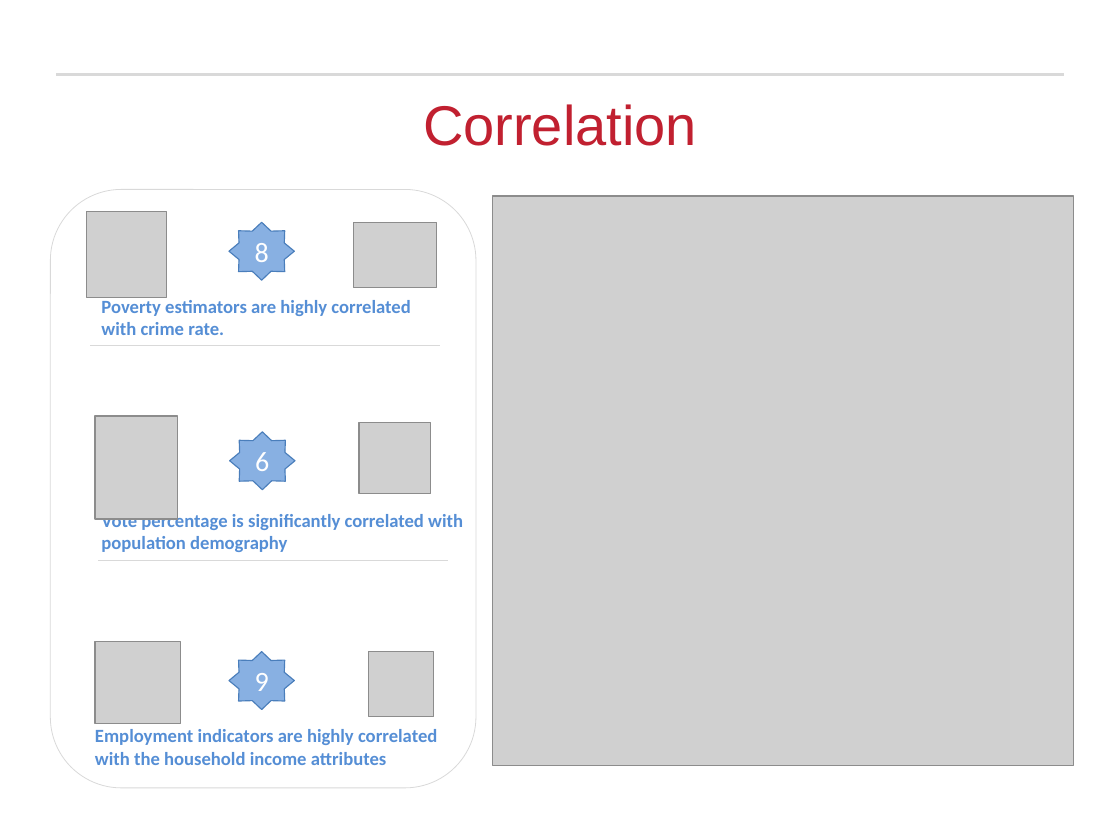
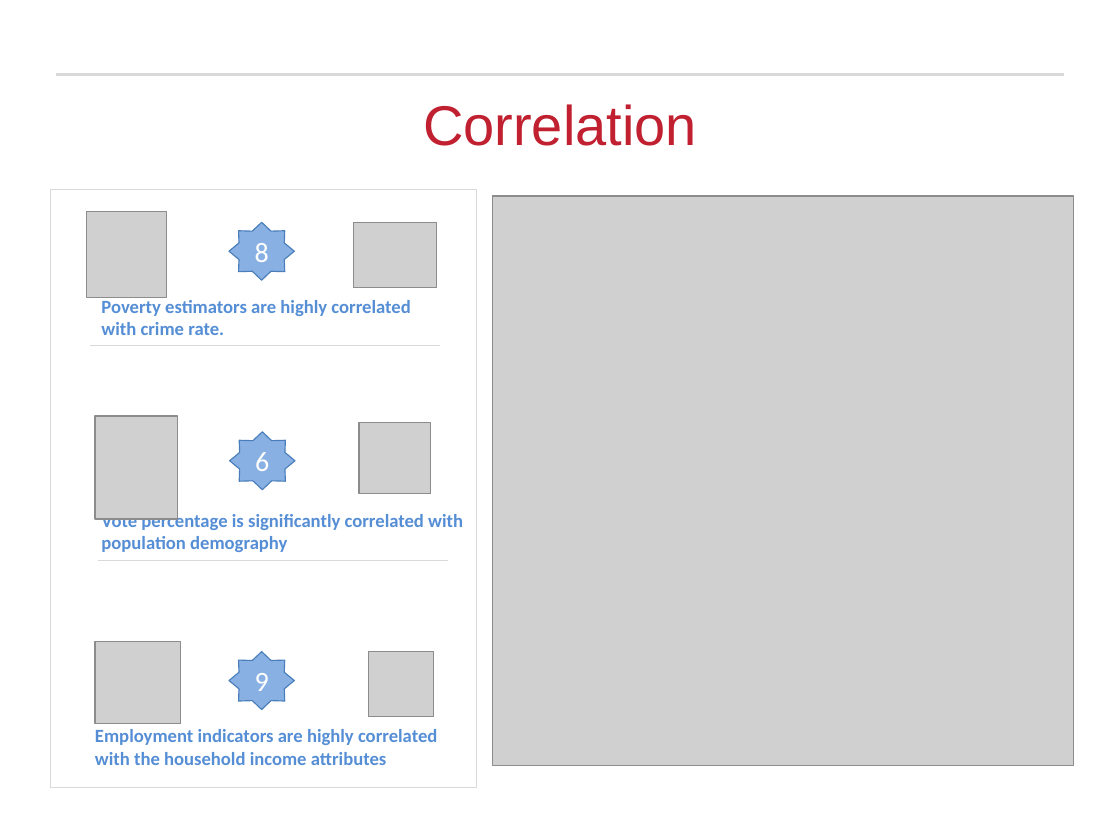
Before and after one commit to rajakash31/Presidential_Election_2016_Classification, a slide deck: slide 10 of Final Submission/Presidential Election Analysis_Final.pptx. Drawn at 1120x840 pixels with LibreOffice and Linux fonts; fonts in the diff are those of the drawing; grey boxes stand for pictures; background and template pictures are left out. Boxes give left, top, right and bottom in pixels: in the first picture for what was removed or moved away, otherwise in the second. Text is boxed around its words. In the diff, an @@ line names an element or a change of style, - is before the commit and + after.

```diff
--- a/Final Submission/Presidential Election Analysis_Final.pptx
+++ b/Final Submission/Presidential Election Analysis_Final.pptx
@@ rectangle at (x1=50, y1=189, x2=476, y2=787): rounded rectangle to rectangle @@
```
Also in this commit, not shown: 5 other slides changed, 1 slide added, 1 slide removed, 20 other files.
